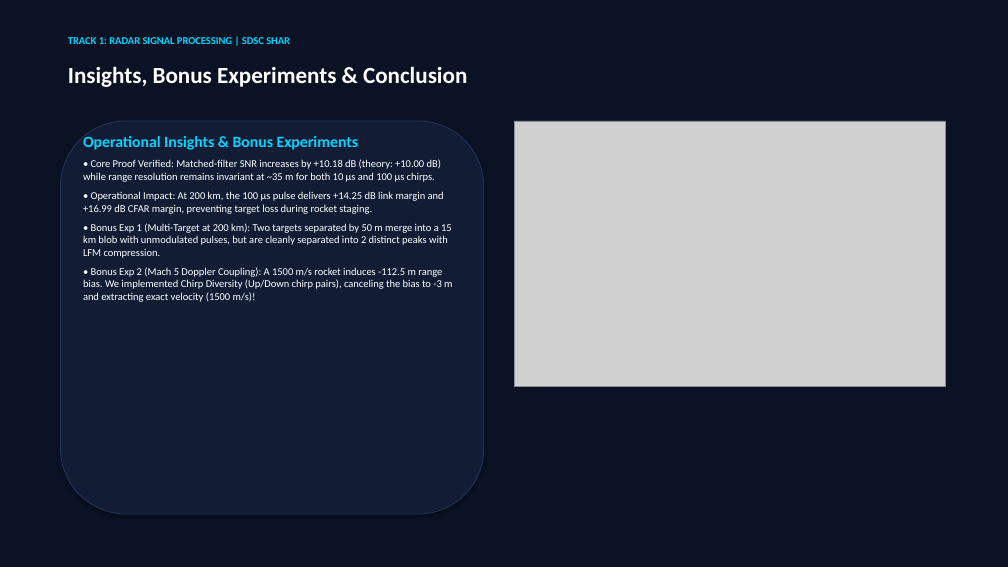
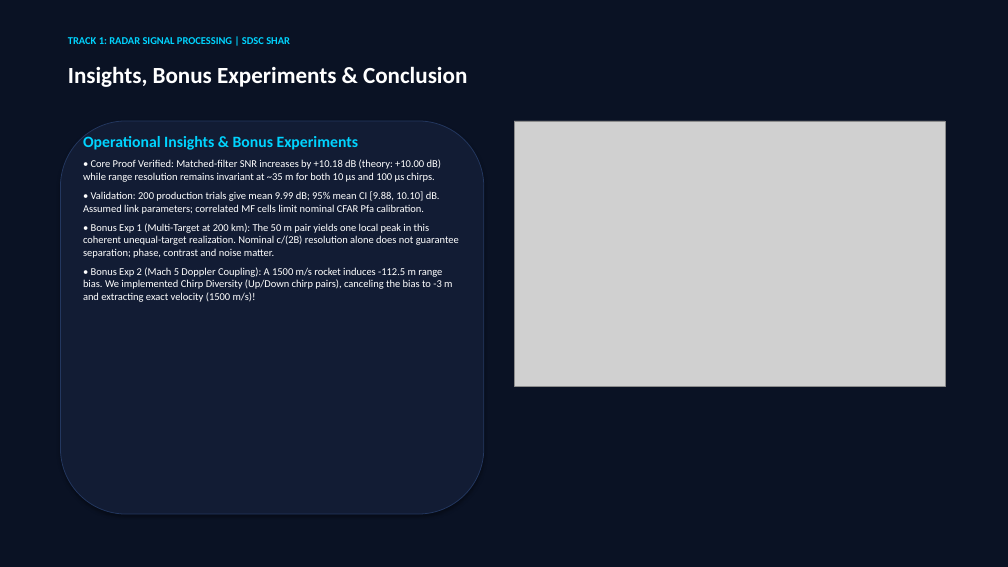
Before and after one commit to Manas-Jain-24/space-radar-pulse-compression, a slide deck: slide 5 of PITCH_DECK.pptx. Drawn at 1008x567 pixels with LibreOffice and Linux fonts; fonts in the diff are those of the drawing; grey boxes stand for pictures. Boxes give left, top, right and bottom in pixels: in the first picture for what was removed or moved away, otherwise in the second. Text is boxed around its words. In the diff, an @@ line names an element or a change of style, - is before the commit and + after.

Commit message:
Fix radar validation and synchronize submission artifacts

```diff
--- a/PITCH_DECK.pptx
+++ b/PITCH_DECK.pptx
@@ text at <box>83,191,459,258</box>: text changed @@
-• Operational Impact: At 200 km, the 100 μs pulse delivers +14.25 dB link margin and +16.99 dB CFAR margin, preventing target loss during rocket staging.
-• Bonus Exp 1 (Multi-Target at 200 km): Two targets separated by 50 m merge into a 15 km blob with unmodulated pulses, but are cleanly separated into 2 distinct peaks with LFM compression.
+• Validation: 200 production trials give mean 9.99 dB; 95% mean CI [9.88, 10.10] dB. Assumed link parameters; correlated MF cells limit nominal CFAR Pfa calibration.
+• Bonus Exp 1 (Multi-Target at 200 km): The 50 m pair yields one local peak in this coherent unequal-target realization. Nominal c/(2B) resolution alone does not guarantee separation; phase, contrast and noise matter.
```
Also in this commit, not shown: 2 other slides changed, 42 other files.
